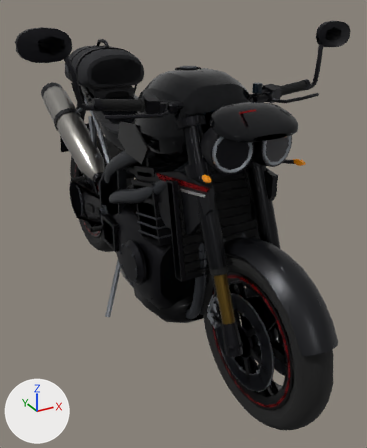
Renders of the glTF model assets/bikes/detail/bike02_speed_triple.glb from each side of a commit.
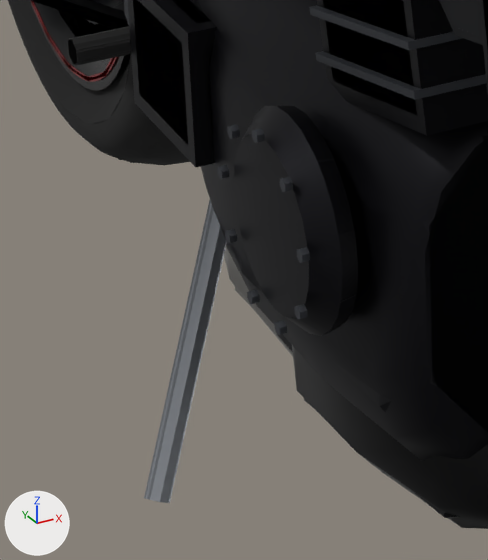
There are two pictures of each version: one whole from a 50 mm lens placed at (-0.881, -1.807, 1.299), pointed at (0.067, -0.083, 0.437), one close up on the part from 21% to 47% of the width and 49% to 73% of the height. Lighting does not change. The marker at lower left points along +X, +Y and +Z. The older version's two pictures come first. Where no turn or scale is listed for an object, it has been applied to the vertices. Vertices at exactly the same position are counted once.

Names of what the first close-up shows: 'body', 'body.001', 'wheel_rear', 'wheel_rear.001'.
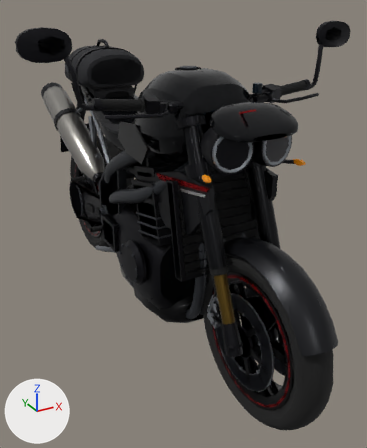
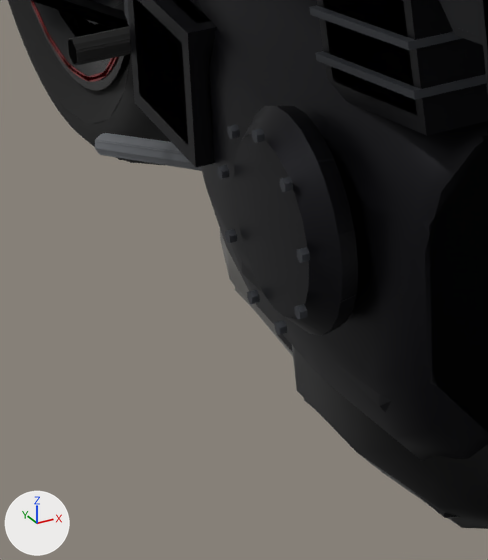
Location of each change, (x1, y1, x2, y2) in pixels of the close-ups (488 x 560 px; the box of a moved part takes in the faces that stretch with it):
```json
{"part": 1, "of": "me_body", "change": "moved or reshaped", "before": [146, 203, 226, 503], "after": [95, 133, 202, 170]}
{"part": 2, "of": "me_body_001", "change": "moved or reshaped", "before": [144, 200, 226, 503], "after": [95, 133, 202, 171]}
```

The change, as JSON lines over the scene's bpy script:
```json
{"block": "me_body", "where": "# used by ob_body; location = (0.0, 0.0, 0.0)"}
{"op": "remove", "block": "me_body", "code": "me_body.from_pydata(...)  # 2294 vertices, 4128 faces; spans x -0.29..0.25, y -1.01..1.11, z 0.05..1.09"}
{"op": "add", "block": "me_body", "code": "me_body.from_pydata(...)  # 2294 vertices, 4128 faces; spans x -0.25..0.25, y -1.01..1.11, z 0.09..1.09"}
{"block": "me_body", "change": "me_body part 1: the loose piece of 12 vertices spanning x -0.29..-0.15, y -0.05..0.07, z 0.05..0.31 is multiplied about its middle by the matrix ((-0.149, -0.847, 0.511), (-0.111, -0.499, -0.859), (0.982, -0.185, -0.02)), then moved by (0.05, 0.19, 0.07)"}
{"block": "me_body_001", "where": "# used by ob_body_001; location = (0.0, 0.0, 0.0)"}
{"op": "remove", "block": "me_body_001", "code": "me_body_001.from_pydata(...)  # 7891 vertices, 14696 faces; spans x -0.29..0.25, y -1.02..1.11, z 0.05..1.09"}
{"op": "add", "block": "me_body_001", "code": "me_body_001.from_pydata(...)  # 7891 vertices, 14696 faces; spans x -0.25..0.25, y -1.02..1.11, z 0.09..1.09"}
{"block": "me_body_001", "change": "me_body_001 part 2: the loose piece of 18 vertices spanning x -0.29..-0.15, y -0.05..0.07, z 0.05..0.31 is multiplied about its middle by the matrix ((-0.143, -0.849, 0.509), (-0.111, -0.497, -0.861), (0.984, -0.179, -0.023)), then moved by (0.05, 0.18, 0.07)"}
```
